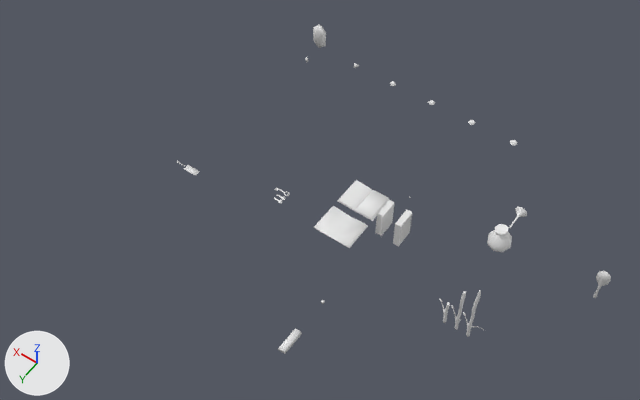
An edit to the Blender file resources/meshes/items/misc.blend, drawn before and after from the same camera.
One viewpoint serves both versions: a 50 mm lens placed at (-2.46, 4.99, 6.97), pointed at (0.48, 0.88, 0.51). Lighting does not change. The marker at lower left points along +X, +Y and +Z.

Names of what the first picture shows: 'bookHardcoverOpen01', 'bookHardcoverOpen01LQ', 'sack01'.
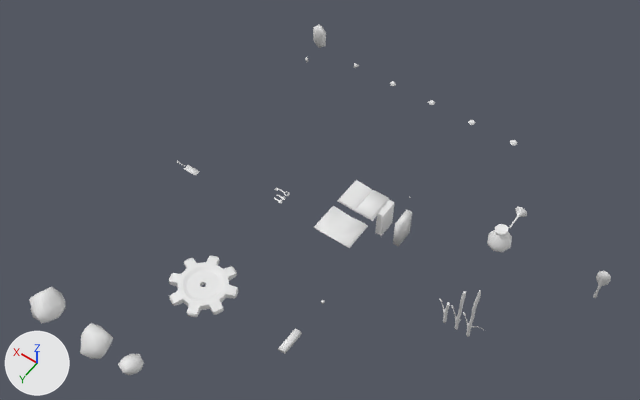
Commit message: Gears and ores

Diff of the bpy script that builds the scene:
```diff
--- a/resources/meshes/items/misc.blend.py
+++ b/resources/meshes/items/misc.blend.py
@@ me_icosphere_003 @@
+me_icosphere_003.from_pydata(...)  # 41 vertices, 78 faces; spans x -0.158..0.173, y -0.171..0.162, z -0.135..0.192
+me_icosphere_003.polygons.foreach_set('use_smooth', [True] * 78)
@@ me_icosphere_002 @@
+me_icosphere_002.from_pydata(...)  # 32 vertices, 60 faces; spans x 0.239..0.544, y -0.13..0.165, z -0.124..0.141
+me_icosphere_002.polygons.foreach_set('use_smooth', [True] * 60)
@@ me_icosphere @@
+me_icosphere.from_pydata(...)  # 24 vertices, 44 faces; spans x -0.1..0.089, y -0.124..0.097, z -0.091..0.09
+me_icosphere.polygons.foreach_set('use_smooth', [True] * 44)
@@ me_gear8teeth @@
+me_gear8teeth.from_pydata(...)  # 192 vertices, 192 faces; spans x -0.318..0.318, y -0.318..0.318, z -0.036..0.036
+me_gear8teeth.polygons.foreach_set('use_smooth', [True] * 192)
@@ ob_orerefined03 @@
+ob_orerefined03 = bpy.data.objects.new('oreRefined03', me_icosphere_003)
+ob_orerefined03.location = (2.0, 3.0, 0.0)
@@ ob_orerefined02 @@
+ob_orerefined02 = bpy.data.objects.new('oreRefined02', me_icosphere_002)
+ob_orerefined02.location = (1.0, 3.0, 0.0)
@@ ob_orerefined01 @@
+ob_orerefined01 = bpy.data.objects.new('oreRefined01', me_icosphere)
+ob_orerefined01.location = (1.0, 3.0, 0.0)
@@ ob_gear8teeth @@
+ob_gear8teeth = bpy.data.objects.new('gear8Teeth', me_gear8teeth)
+ob_gear8teeth.location = (1.0, 2.0, 0.0)
```

Where the change shows, as pixel boxes (x1, y1, x2, y2) in the pictures (640 x 400 px):
'gear8Teeth', added
    after: (169, 256, 238, 317)
'oreRefined03', added
    after: (29, 287, 66, 324)
'oreRefined02', added
    after: (80, 323, 113, 359)
'oreRefined01', added
    after: (118, 354, 144, 375)
